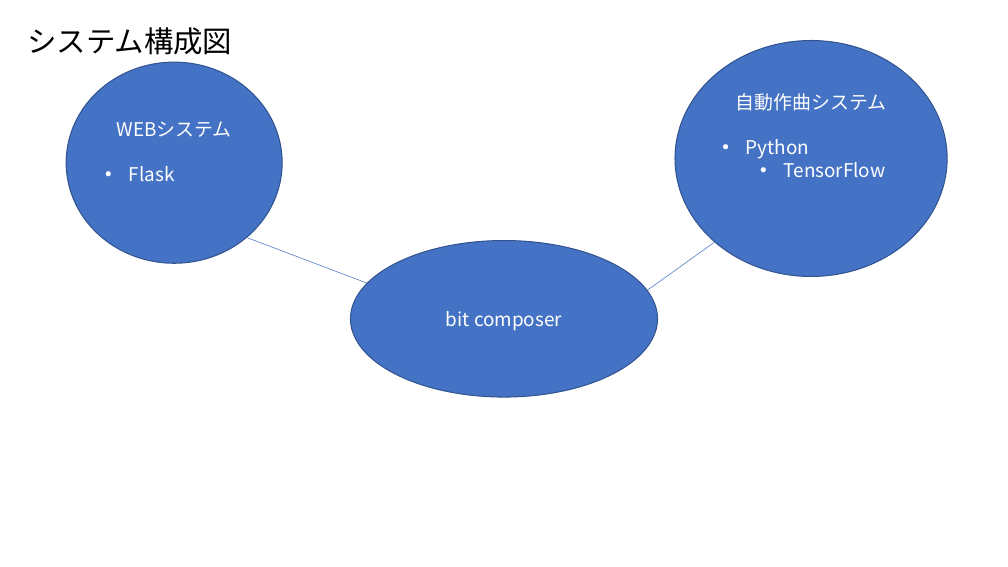
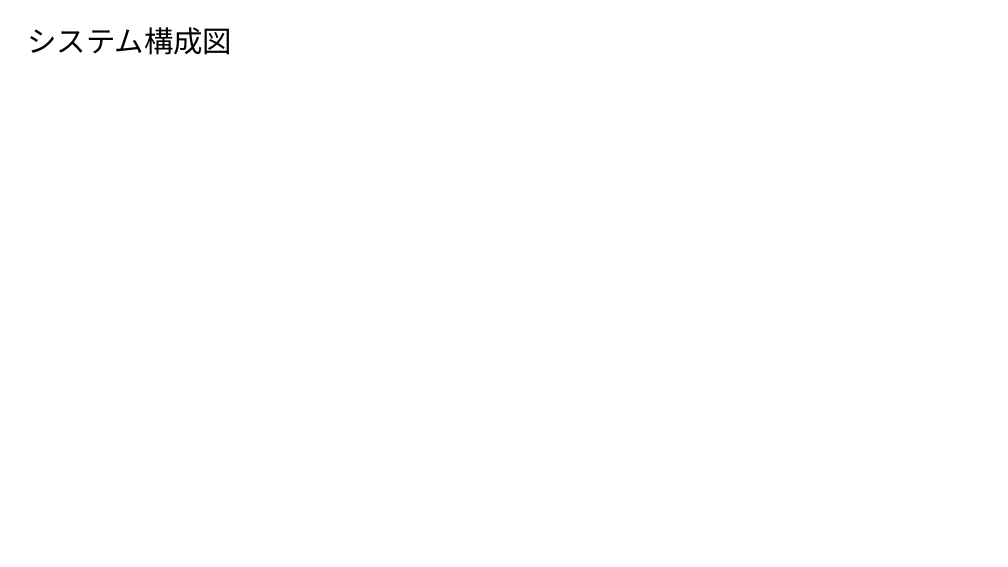
Before and after one commit to yoshitake266/bitComposer_prj, a slide deck: slide 4 of presentation/bit.Composer.pptx. Drawn at 1008x567 pixels with LibreOffice and Linux fonts; fonts in the diff are those of the drawing. Boxes give left, top, right and bottom in pixels: in the first picture for what was removed or moved away, otherwise in the second. Text is boxed around its words. In the diff, an @@ line names an element or a change of style, - is before the commit and + after.

```diff
--- a/presentation/bit.Composer.pptx
+++ b/presentation/bit.Composer.pptx
@@ ellipse removed at [675, 41, 948, 277] @@
-自動作曲システム
-• Python
-  • TensorFlow
@@ ellipse removed at [67, 62, 283, 263] @@
-WEBシステム
-• Flask
@@ line removed from (212, 225) to (368, 284) @@
@@ ellipse removed at [351, 240, 658, 397] @@
-bit composer
@@ line removed from (715, 242) to (640, 296) @@
```
Also in this commit, not shown: 2 other slides changed.
